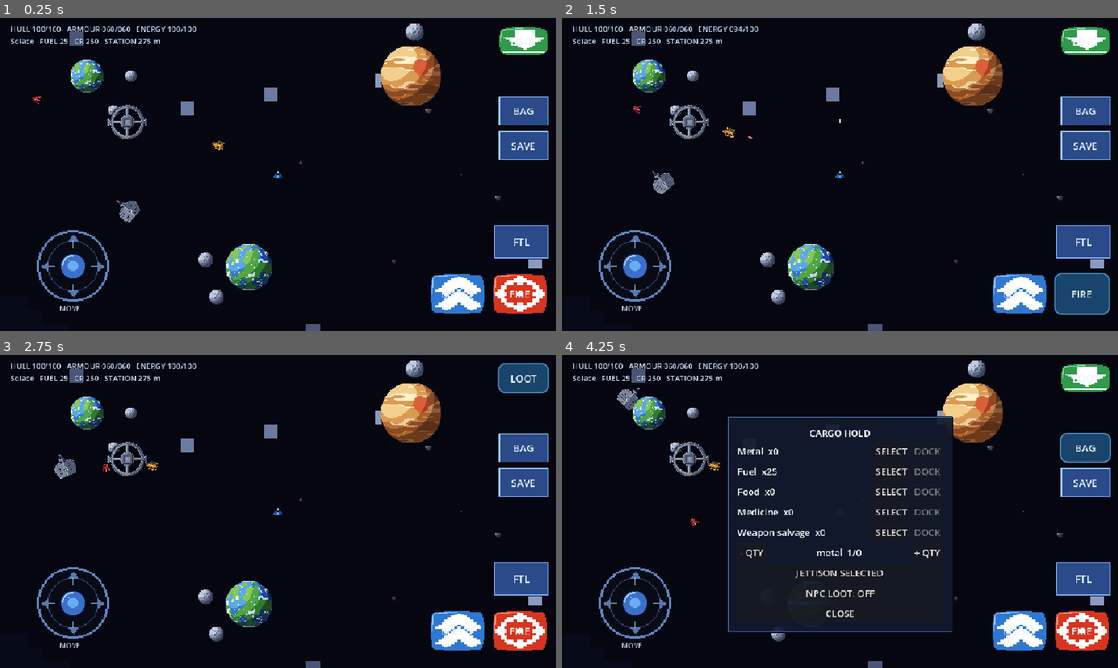
Above: before the commit, frames 1-4 (two rows, left to right).
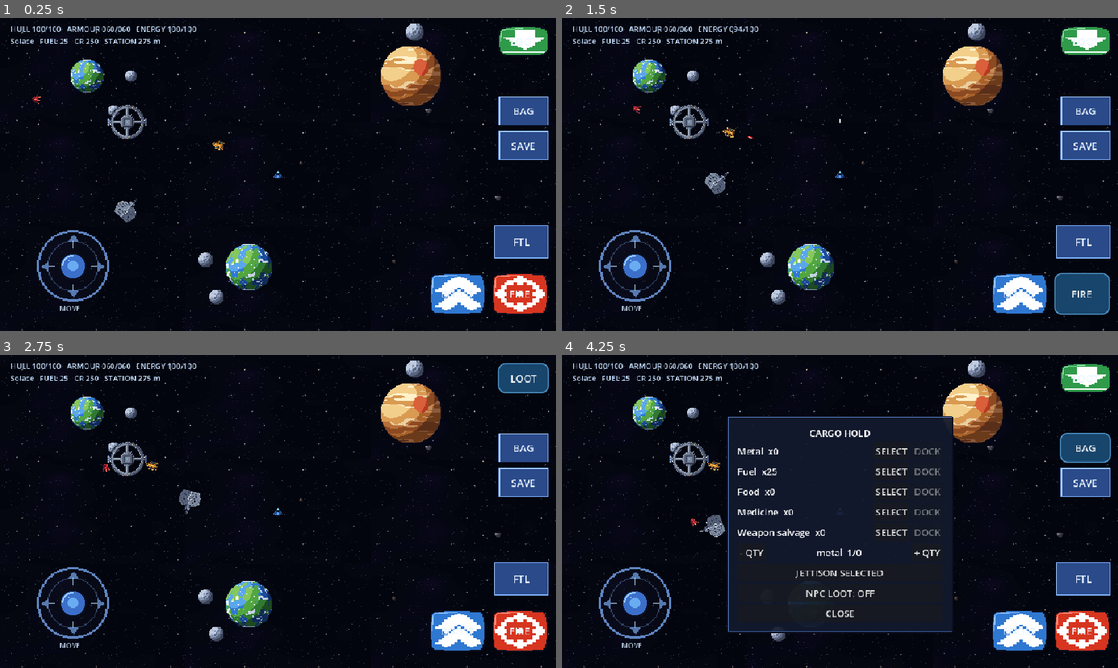
Above: after the commit, the same moments.

Repository: DARTVADER1-DROID/Star-Forge
Game: Godot game, scene res://scenes/main.tscn
Same seed, same stepped clock (60 frames per second), same inputs: the game is played once before the commit and once after it.
Inputs:
- Up to frame 1 (0.25 s): no input
- Up to frame 2 (1.5 s): click "BOOST" at 0.5 s; click "FIRE" at 1.25 s
- Up to frame 3 (2.75 s): click "LOOT" at 2 s
- Up to frame 4 (4.25 s): click "FTL" at 2.75 s; click "BAG" at 3.5 s

The runs differ from the first frame. In frame 1, 1.6% of the frame differs, in the area x 0-100%, y 0-100%; in frame 2, 1.8%; in frame 3, 1.8%; in frame 4, 1.3%.

Commit message:
Wire station docking and modular world interaction services

Diff:
--- a/scripts/ui/touch_hud.gd
+++ b/scripts/ui/touch_hud.gd
@@ -39,8 +39,11 @@
 var _planet_services_panel: PanelContainer
 var _planet_title_label: Label
 var _planet_result_label: Label
+var _planet_description_label: Label
+var _planet_header_label: Label
 var _nearby_planet_id := ""
 var _nearby_planet_name := ""
+var _nearby_action := ""
 var _gameplay_blocked := false
 var _station_access := false
 
@@ -74,7 +77,7 @@
     var ftl := _button("FTL",Vector2(-108,-184),Vector2(96,60),true)
     _land_button = _button("LAND",Vector2(-218,-184),Vector2(96,60),true)
     _land_button.visible = false
-    _land_button.pressed.connect(func(): action_requested.emit("LAND",_nearby_planet_id))
+    _land_button.pressed.connect(func(): action_requested.emit(_nearby_action,_nearby_planet_id))
     var bag := _button("BAG",Vector2(-100,134),Vector2(88,52),true,true)
     var save := _button("SAVE",Vector2(-100,194),Vector2(88,52),true,true)
     boost.button_down.connect(func(): boost_changed.emit(true))
@@ -411,25 +414,31 @@
         _galaxy_panel.hide()
     _gameplay_blocked = false
 
+func set_nearby_interaction(action: String, body_id: String, body_name: String) -> void:
+    _nearby_action = action
+    _nearby_planet_id = body_id
+    _nearby_planet_name = body_name
+    if is_instance_valid(_land_button):
+        _land_button.text = "DOCK" if action == "DOCK" else "LAND"
+        _land_button.visible = not action.is_empty() and not body_id.is_empty()
+        _land_button.tooltip_text = ("Dock at " if action == "DOCK" else "Land at ") + body_name if not body_id.is_empty() else ""
+
 func set_nearby_planet(planet_id: String, planet_name: String) -> void:
-    _nearby_planet_id = planet_id
-    _nearby_planet_name = planet_name
-    if is_instance_valid(_land_button):
-        _land_button.visible = not planet_id.is_empty()
-        _land_button.tooltip_text = "Land at " + planet_name if not planet_id.is_empty() else ""
+    set_nearby_interaction("LAND" if not planet_id.is_empty() else "",planet_id,planet_name)
 
 func _build_planet_services() -> void:
     var built := _make_panel("PLANETARY SERVICES",Vector2(470,340))
     _planet_services_panel = built.panel
     _planet_services_panel.name = "PlanetServicesPanel"
     var content: VBoxContainer = built.content
+    _planet_header_label = content.get_child(0) as Label
     _planet_title_label = Label.new()
     _planet_title_label.horizontal_alignment = HORIZONTAL_ALIGNMENT_CENTER
     content.add_child(_planet_title_label)
-    var description := Label.new()
-    description.text = "Choose a service while docked on this world."
-    description.horizontal_alignment = HORIZONTAL_ALIGNMENT_CENTER
-    content.add_child(description)
+    _planet_description_label = Label.new()
+    _planet_description_label.text = "Choose a service while docked on this world."
+    _planet_description_label.horizontal_alignment = HORIZONTAL_ALIGNMENT_CENTER
+    content.add_child(_planet_description_label)
     var services := GridContainer.new()
     services.columns = 2
     content.add_child(services)
@@ -453,10 +462,18 @@
     content.add_child(close)
 
 func show_planet_services(planet_id: String, planet_name: String) -> void:
+    _show_service_panel("PLANETARY SERVICES",planet_id,planet_name,"Choose a service while docked on this world.")
+
+func show_station_services(station_name: String) -> void:
+    _show_service_panel("SPACE STATION SERVICES","station",station_name,"Docked safely at the orbital station.")
+
+func _show_service_panel(header: String, body_id: String, body_name: String, description: String) -> void:
     _close_panels()
-    _nearby_planet_id = planet_id
-    _nearby_planet_name = planet_name
-    _planet_title_label.text = planet_name
+    _nearby_planet_id = body_id
+    _nearby_planet_name = body_name
+    _planet_header_label.text = header
+    _planet_title_label.text = body_name
+    _planet_description_label.text = description
     _planet_result_label.text = ""
     _planet_services_panel.show()
     _gameplay_blocked = true
--- a/scripts/world/world.gd
+++ b/scripts/world/world.gd
@@ -2,10 +2,7 @@
 class_name StarForgeWorld
 
 const STAR_COUNT := 110
-const ASTEROID_SCENE: PackedScene = preload("res://scenes/asteroid.tscn")
-const PLANET_SCENE: PackedScene = preload("res://scenes/planet_body.tscn")
 const NPC_SCENE: PackedScene = preload("res://scenes/npc_ship.tscn")
-const STATION_SCENE: PackedScene = preload("res://scenes/station.tscn")
 const DROP_SCENE: PackedScene = preload("res://scenes/cargo_drop.tscn")
 
 @onready var player: PlayerShip = $PlayerShip
@@ -15,23 +12,11 @@
 @onready var obstacle_container: Node2D = $Obstacles
 @onready var drop_container: Node2D = $CargoDrops
 
-var _stars := PackedVector2Array()
 var _system_id := ""
 var npc_salvage_enabled := false
-var _background_sprite: Sprite2D
 
 func _ready() -> void:
-    get_viewport().size_changed.connect(queue_redraw)
-    _create_star_field()
-    var background_texture := AssetLibrary.load_texture("bg_nebula_320x180.png")
-    if background_texture != null:
-        _background_sprite = Sprite2D.new()
-        _background_sprite.texture = background_texture
-        _background_sprite.position = Vector2.ZERO
-        _background_sprite.scale = Vector2(24.0,24.0)
-        _background_sprite.z_index = -1
-        _background_sprite.texture_filter = CanvasItem.TEXTURE_FILTER_NEAREST
-        add_child(_background_sprite)
+    # ParallaxStarfield owns background rendering independently from world logic.
     player.projectile_pool = projectile_pool
     hud.steering_changed.connect(player.set_steering)
     hud.boost_changed.connect(player.set_boosting)
@@ -49,35 +34,12 @@
     var station_position := Vector2(float(station_data[0]),float(station_data[1]))
     var station_distance := player.global_position.distance_to(station_position)
     hud.update_ship_status(player.hull,player.max_hull,player.armour,player.max_armour,player.energy,player.max_energy,GameState.credits,GameState.inventory,int(GameState.inventory.get("fuel",0)),str(ContentDatabase.get_system(_system_id).get("name",_system_id)),station_distance)
-    _update_planet_proximity()
+    _update_world_interaction()
     hud.update_system_map(player.position)
 
-func _update_planet_proximity() -> void:
-    var nearest_id := ""
-    var nearest_name := ""
-    var nearest_distance := INF
-    for node: Node in obstacle_container.get_children():
-        if not node is PlanetBody:
-            continue
-        var planet := node as PlanetBody
-        var distance := player.global_position.distance_to(planet.global_position)
-        if distance <= planet.interaction_radius and distance < nearest_distance:
-            nearest_distance = distance
-            nearest_id = planet.body_id
-            nearest_name = planet.body_name
-    hud.set_nearby_planet(nearest_id,nearest_name)
-
-func _draw() -> void:
-    for star: Vector2 in _stars:
-        draw_circle(star, 1.0, Color(0.55,0.67,0.86,0.72))
-
-func _create_star_field() -> void:
-    var random := RandomNumberGenerator.new()
-    random.seed = 73421
-    # Stars are distributed around the system origin so the camera can travel
-    # without exposing an empty screen immediately outside the starting view.
-    for _i in range(STAR_COUNT):
-        _stars.append(Vector2(random.randf_range(-6000.0,6000.0),random.randf_range(-6000.0,6000.0)))
+func _update_world_interaction() -> void:
+    var interaction := WorldInteractionService.find_nearest(player.global_position,obstacle_container.get_children())
+    hud.set_nearby_interaction(str(interaction.get("action","")),str(interaction.get("id","")),str(interaction.get("name","")))
 
 func _apply_player_state() -> void:
     var saved: Dictionary = GameState.player_ship_state
@@ -112,45 +74,8 @@
         child.queue_free()
 
     var definition := ContentDatabase.get_system(id)
-    var station_data: Array = definition.get("station_position",[480,270])
-    var station := Vector2(float(station_data[0]),float(station_data[1]))
-    if bool(definition.get("has_asteroids",false)):
-        var asteroid_positions: Array[Vector2] = [Vector2(520,250),Vector2(680,420),Vector2(860,310),Vector2(740,160)]
-        for point: Vector2 in asteroid_positions:
-            var asteroid := ASTEROID_SCENE.instantiate()
-            obstacle_container.add_child(asteroid)
-            asteroid.position = point
-
-    var planets := int(definition.get("planet_count",2))
-    var moon_count := int(definition.get("moon_count",0))
-    var planet_positions: Array[Vector2] = []
-    for index in range(planets):
-        var planet_position := Vector2(150.0 + float(index)*280.0,100.0 + float(index%2)*330.0)
-        planet_positions.append(planet_position)
-        var body := PLANET_SCENE.instantiate() as PlanetBody
-        body.position = planet_position
-        body.body_id = "%s_planet_%02d" % [_system_id,index+1]
-        body.body_name = "%s %d" % [str(definition.get("name",_system_id)),index+1]
-        body.body_radius = 30.0 + float(index%3)*12.0
-        body.interaction_radius = body.body_radius + 76.0
-        obstacle_container.add_child(body)
-    for moon_index in range(moon_count):
-        if planet_positions.is_empty():
-            break
-        var parent_position: Vector2 = planet_positions[moon_index % planet_positions.size()]
-        var orbit_angle := float(moon_index) * 2.399
-        var moon := PLANET_SCENE.instantiate() as PlanetBody
-        moon.position = parent_position + Vector2(cos(orbit_angle),sin(orbit_angle))*76.0
-        moon.body_id = "%s_moon_%02d" % [_system_id,moon_index+1]
-        moon.body_name = "%s Moon %d" % [str(definition.get("name",_system_id)),moon_index+1]
-        moon.body_radius = 11.0 + float(moon_index % 3)*3.0
-        moon.interaction_radius = moon.body_radius + 76.0
-        moon.body_color = Color(0.48,0.52,0.60)
-        obstacle_container.add_child(moon)
-
-    var station_body := STATION_SCENE.instantiate()
-    obstacle_container.add_child(station_body)
-    station_body.position = station
+    var build_result := SystemContentBuilder.build_system(obstacle_container,id,definition)
+    var station: Vector2 = build_result.station_position
     _restore_or_spawn_npcs(station)
     _restore_system_drops()
 
@@ -158,6 +83,12 @@
     for node: Node in obstacle_container.get_children():
         if node is PlanetBody and (node as PlanetBody).body_id == planet_id:
             return node as PlanetBody
+    return null
+
+func _find_station() -> StationBody:
+    for node: Node in obstacle_container.get_children():
+        if node is StationBody:
+            return node as StationBody
     return null
 
 func _restore_or_spawn_npcs(station: Vector2) -> void:
@@ -244,9 +175,20 @@
             if is_instance_valid(planet) and player.global_position.distance_to(planet.global_position) <= planet.interaction_radius:
                 player.velocity = Vector2.ZERO
                 hud.show_planet_services(planet.body_id,planet.body_name)
+        "DOCK":
+            var station := _find_station()
+            if is_instance_valid(station) and player.global_position.distance_to(station.global_position) <= station.interaction_radius:
+                player.velocity = Vector2.ZERO
+                hud.show_station_services(station.body_name)
         "REFUEL":
-            var planet := _find_planet(value)
-            if is_instance_valid(planet) and player.global_position.distance_to(planet.global_position) <= planet.interaction_radius:
+            var can_refuel := false
+            if value == "station":
+                var station := _find_station()
+                can_refuel = is_instance_valid(station) and player.global_position.distance_to(station.global_position) <= station.interaction_radius
+            else:
+                var planet := _find_planet(value)
+                can_refuel = is_instance_valid(planet) and player.global_position.distance_to(planet.global_position) <= planet.interaction_radius
+            if can_refuel:
                 var purchased := GameState.buy_fuel(10)
                 if purchased:
                     GameState.save_game()
--- a/tests/test_runner.gd
+++ b/tests/test_runner.gd
@@ -8,6 +8,10 @@
     _test_content_database(failures)
     _test_asset_library(failures)
     _test_asset_manifest(failures)
+    _test_galaxy_map_pan(failures)
+    _test_audio_manager(failures)
+    _test_npc_docking_rules(failures)
+    _test_station_interaction(failures)
     _test_cargo_capacity(failures)
     _test_fuel_purchase(failures)
     _test_armour_damage(failures)
@@ -39,6 +43,10 @@
         failures.append("Player ship sprite is missing from the imported asset pack.")
     if not AssetLibrary.has_asset("bg_nebula_320x180.png"):
         failures.append("Nebula background is missing from the imported asset pack.")
+    if AssetLibrary.get_asset_count() != 126:
+        failures.append("Asset registry must include all 126 source textures.")
+    if not AssetLibrary.has_asset("stars_far_128.png") or not AssetLibrary.has_asset("stars_near_128.png"):
+        failures.append("Parallax starfield textures are not registered.")
 
 func _test_asset_manifest(failures: Array[String]) -> void:
     var file := FileAccess.open("res://assets/asset_manifest.json",FileAccess.READ)
@@ -52,6 +60,56 @@
     for entry: Variant in parsed.get("assets",[]):
         if not entry is Dictionary or not ResourceLoader.exists("res://"+str(entry.get("path",""))):
             failures.append("Manifest references a missing asset: " + str(entry.get("path","invalid")))
+    for failure: String in AssetLibrary.validate_manifest(parsed):
+        failures.append(failure)
+
+func _test_galaxy_map_pan(failures: Array[String]) -> void:
+    var map := (load("res://scripts/ui/galaxy_map.gd") as Script).new() as GalaxyMapView
+    map.size = Vector2(460,220)
+    map.systems = ContentDatabase.systems
+    map.configure("solace","")
+    var original: Vector2 = map.get("_pan_offset")
+    map.pan_by(Vector2(35.0,-20.0))
+    if map.get("_pan_offset") == original:
+        failures.append("Galaxy map touch pan did not change the map offset.")
+    map.set_zoom(1.5,Vector2(220,110))
+    if not is_equal_approx(float(map.get("_zoom")),1.5):
+        failures.append("Galaxy map pinch zoom did not change scale.")
+    map.reset_view()
+    if map.get("_pan_offset") != Vector2.ZERO or not is_equal_approx(float(map.get("_zoom")),1.0):
+        failures.append("Galaxy map reset did not restore overview.")
+    map.free()
+
+func _test_audio_manager(failures: Array[String]) -> void:
+    if AudioManager.get_registered_sound_count() != 0:
+        failures.append("Audio manager should initialize with no bundled audio files.")
+    AudioManager.play_sound("unregistered_sound")
+
+func _test_npc_docking_rules(failures: Array[String]) -> void:
+    var hauler := NPCShip.new()
+    hauler.role_id = "cargo_hauler"
+    hauler.station_position = Vector2(100,100)
+    hauler.position = Vector2(100,100)
+    hauler._update_station_docking(0.016)
+    if not hauler.is_docked:
+        failures.append("Cargo hauler should dock when inside the station approach radius.")
+    var pirate := NPCShip.new()
+    pirate.role_id = "pirate"
+    pirate.station_position = Vector2.ZERO
+    pirate.target = hauler
+    pirate.position = Vector2(160,100)
+    if pirate.can_engage_target():
+        failures.append("Pirates must not fire at docked station traffic.")
+    hauler.free()
+    pirate.free()
+
+func _test_station_interaction(failures: Array[String]) -> void:
+    var station := StationBody.new()
+    station.position = Vector2(20,20)
+    var interaction := WorldInteractionService.find_nearest(Vector2(20,20),[station])
+    if str(interaction.get("action","")) != "DOCK":
+        failures.append("Orbital station must expose a DOCK interaction.")
+    station.free()
 
 func _test_cargo_capacity(failures: Array[String]) -> void:
     GameState.inventory = {"metal":0,"fuel":0,"food":0,"medicine":0,"weapon_salvage":0}
